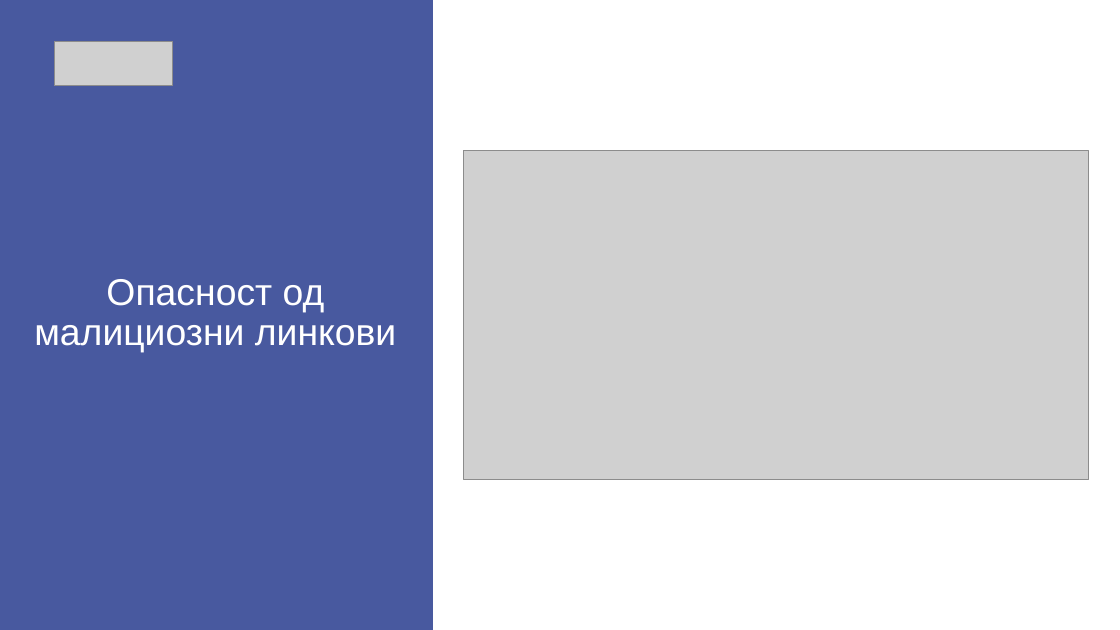
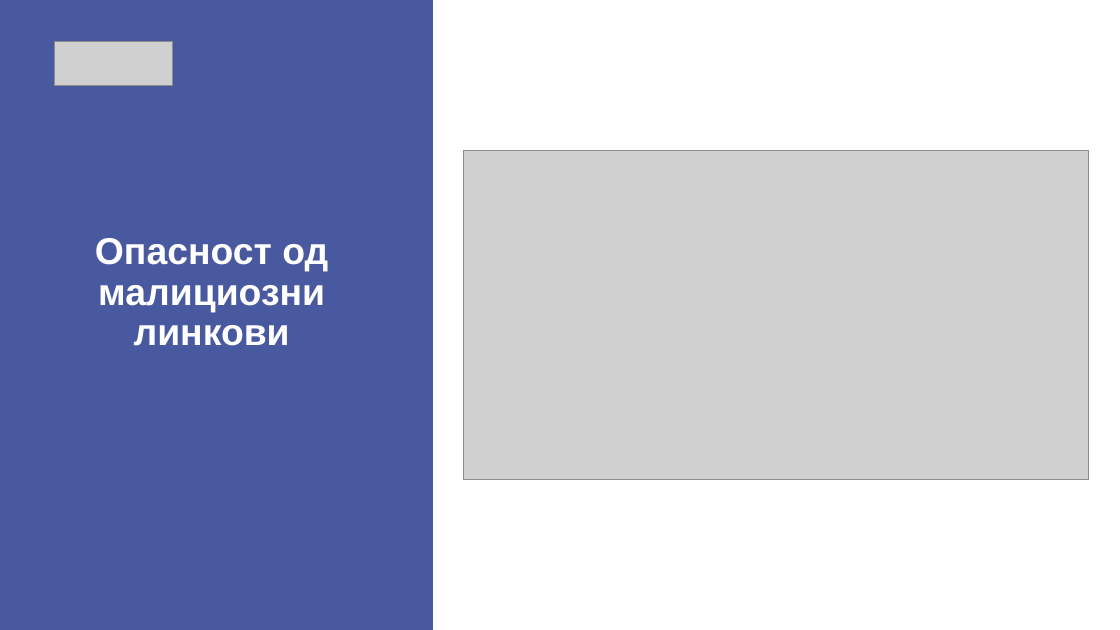
Before and after one commit to Berat02xz/FINKI-Academic-Journey, a slide deck: slide 9 of TP - Team Project/MKSafeNet Presentations/MKSafeNet_YoungAdultsPresentation.pptx (slide 8 before the commit). Drawn at 1120x630 pixels with LibreOffice and Linux fonts; fonts in the diff are those of the drawing; grey boxes stand for pictures. Boxes give left, top, right and bottom in pixels: in the first picture for what was removed or moved away, otherwise in the second. Text is boxed around its words. In the diff, an @@ line names an element or a change of style, - is before the commit and + after.

```diff
--- a/TP - Team Project/MKSafeNet Presentations/MKSafeNet_YoungAdultsPresentation.pptx
+++ b/TP - Team Project/MKSafeNet Presentations/MKSafeNet_YoungAdultsPresentation.pptx
@@ title "Опасност од малициозни линкови" at <box>95,238,328,346</box>: bold on @@
```
Also in this commit, not shown: 9 other slides changed, 8 slides added, 2 other files.
